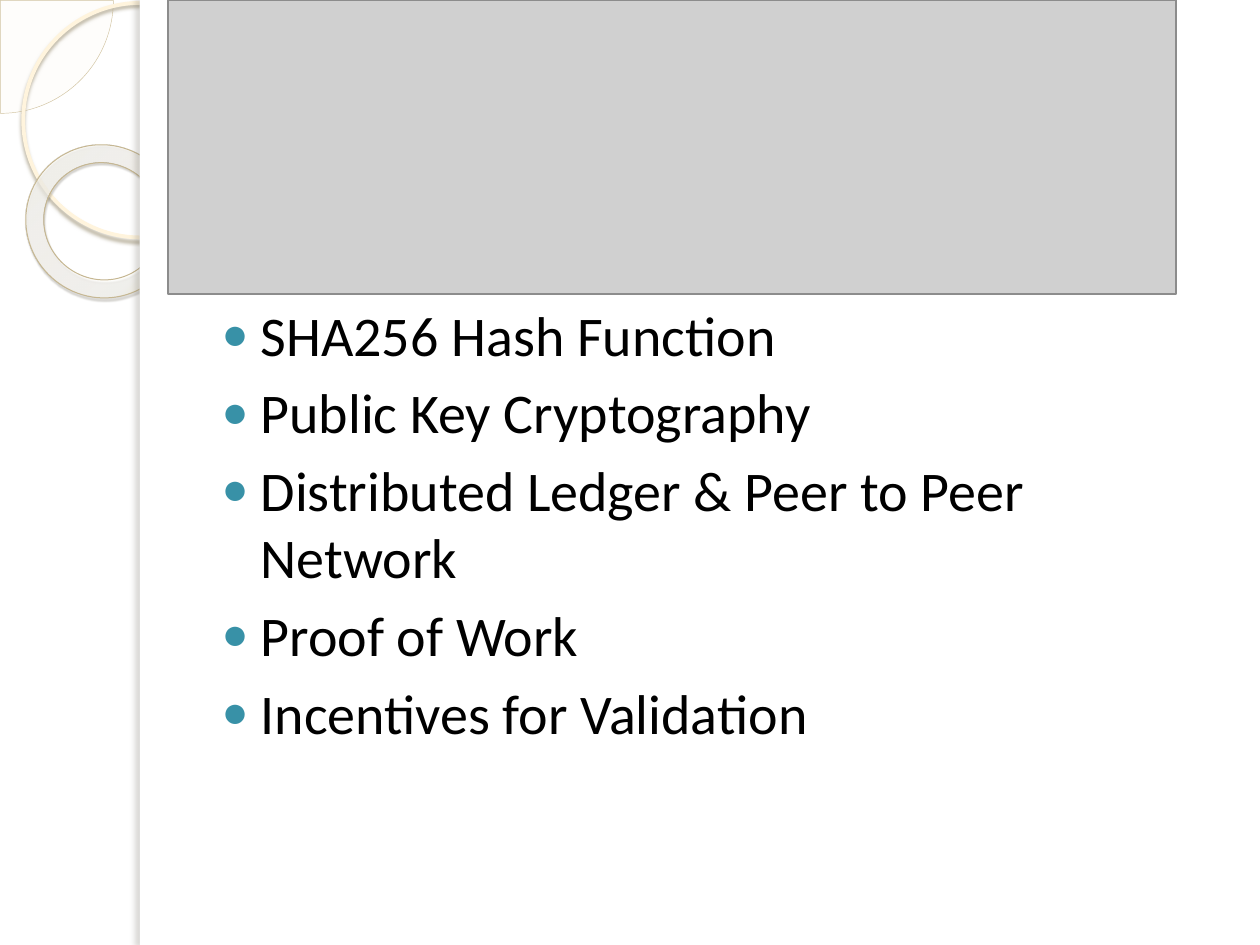
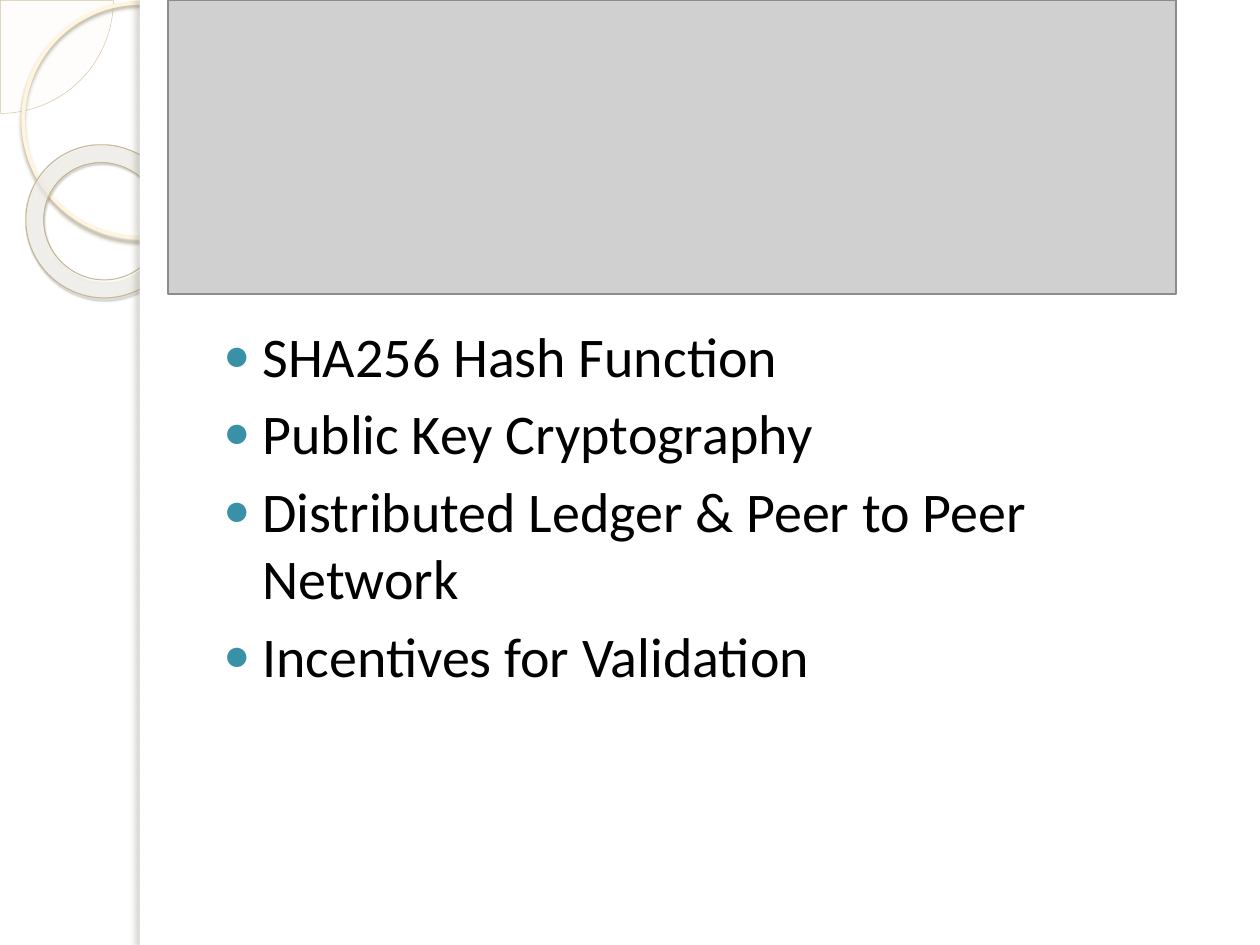
Before and after one commit to jsrgi/block-chain, a slide deck: slide 23 of blockchain.pptx (slide 19 before the commit). Drawn at 1260x945 pixels with LibreOffice and Linux fonts; fonts in the diff are those of the drawing; grey boxes stand for pictures; background and template pictures are left out. Boxes give left, top, right and bottom in pixels: in the first picture for what was removed or moved away, otherwise in the second. Text is boxed around its words. In the diff, an @@ line names an element or a change of style, - is before the commit and + after.

```diff
--- a/blockchain.pptx
+++ b/blockchain.pptx
@@ text "SHA256 Hash Function": place and size @@
-text "SHA256 Hash Function" at (261, 317, 1024, 735)
+text "SHA256 Hash Function" at (262, 338, 1026, 678)
@@ text at (261, 617, 578, 657): paragraph removed @@
-● Proof of Work
```
Also in this commit, not shown: 4 other slides changed, 4 slides added.
